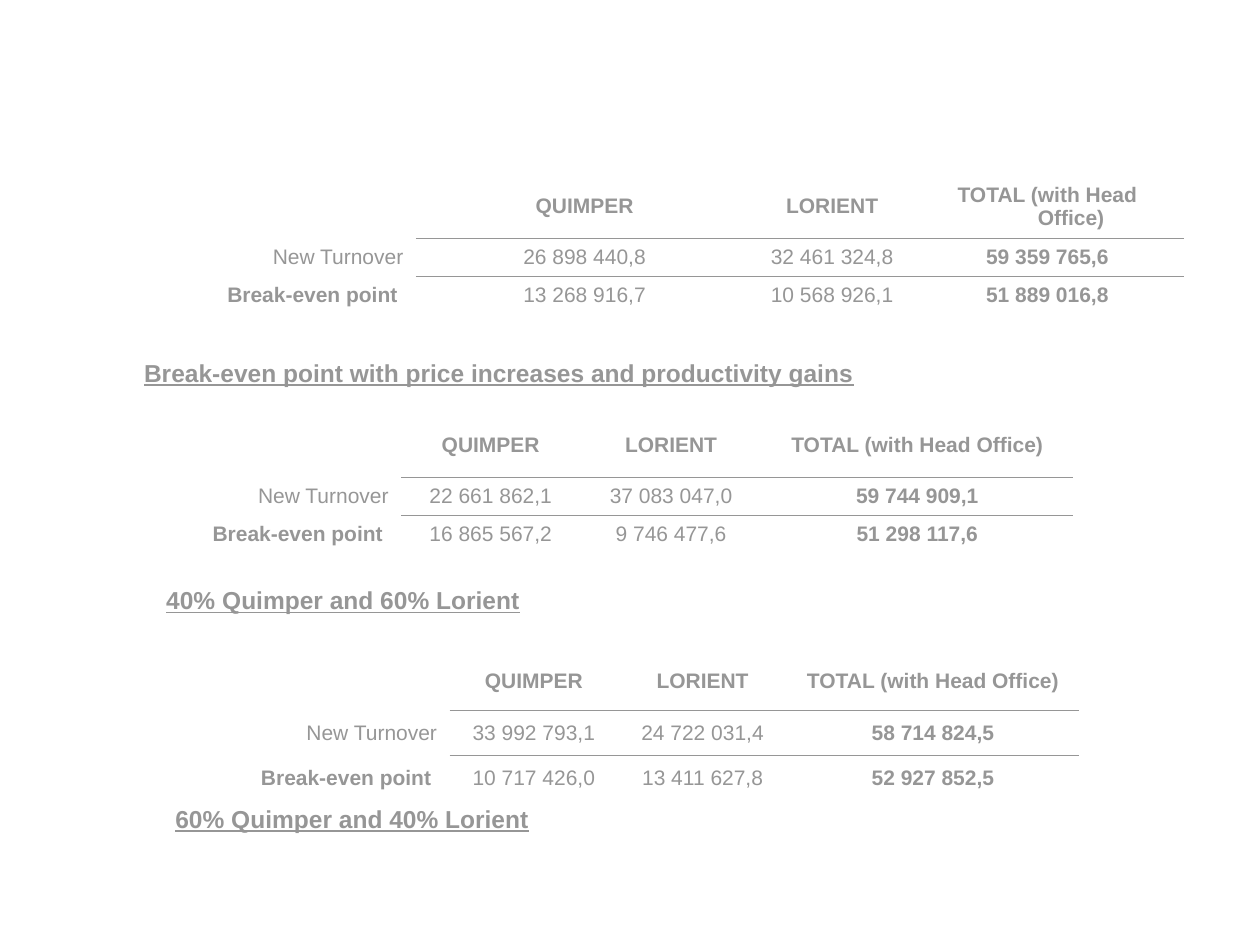
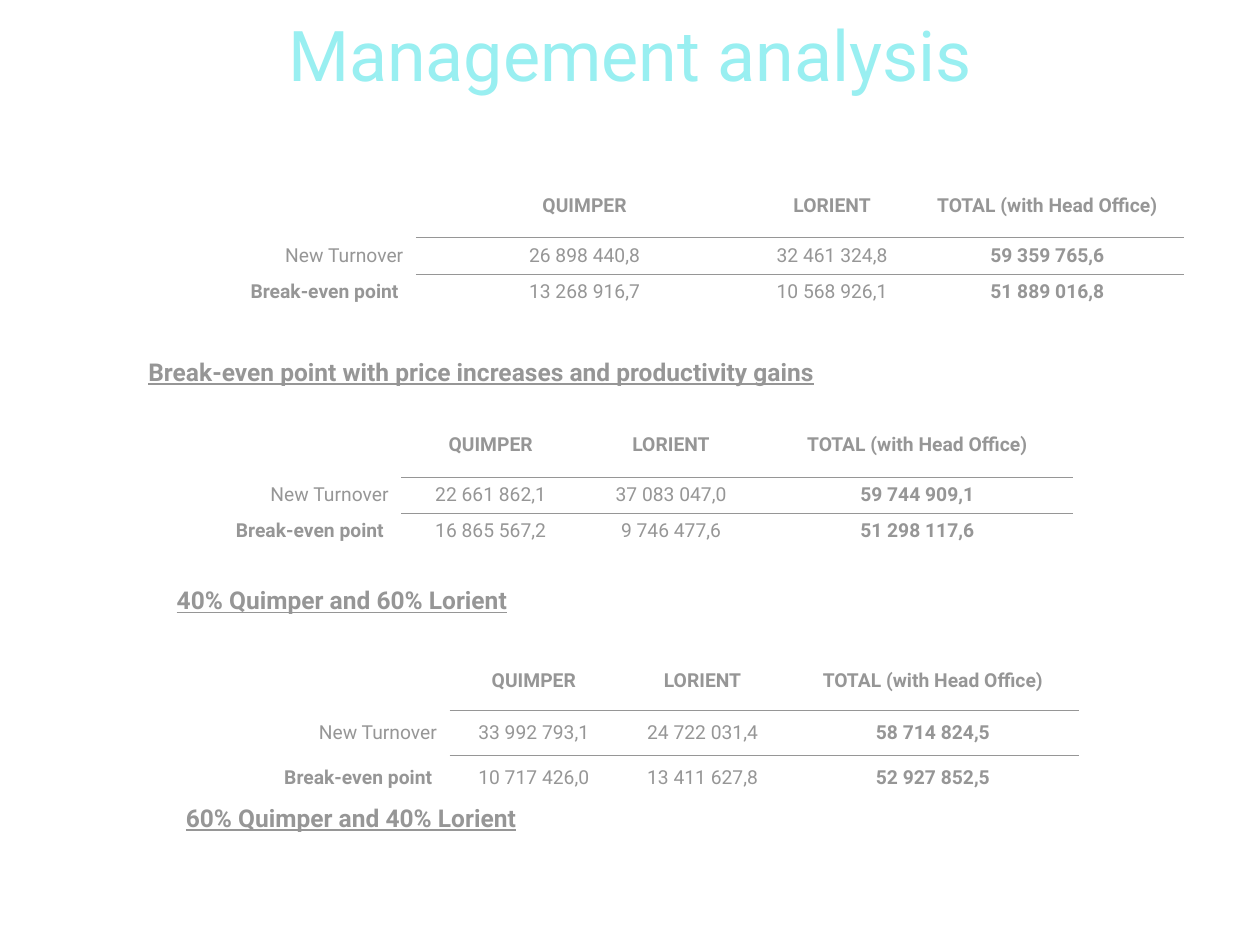
Before and after one commit to pngames/pavillon-noir, a slide deck: slide 9 of .others/tertiaire/tertiaire_finance.ppt. Drawn at 1260x945 pixels with LibreOffice and Linux fonts; fonts in the diff are those of the drawing; background and template pictures are left out. Boxes give left, top, right and bottom in pixels: in the first picture for what was removed or moved away, otherwise in the second. Text is boxed around its words. In the diff, an @@ line names an element or a change of style, - is before the commit and + after.

```diff
--- a/.others/tertiaire/tertiaire_finance.ppt
+++ b/.others/tertiaire/tertiaire_finance.ppt
@@ title added at (288, 28, 972, 96), 40 pt, text #99EFF1 @@
+Management analysis
@@ table at (134, 175, 1184, 306) @@
@@ size 12 to 11 pt, font Arial to Roboto @@
@@ font Arial to Roboto in 3 elements at (177, 591, 507, 614), (186, 809, 516, 832), (148, 362, 813, 386) @@
@@ table at (184, 413, 1074, 549) @@
@@ size 12 to 11 pt, font Arial to Roboto @@
@@ text "40% Quimper and 60% Lorient": place and size @@
-text "40% Quimper and 60% Lorient" at (166, 591, 519, 614)
+text "40% Quimper and 60% Lorient" at (177, 591, 507, 614)
@@ table at (184, 651, 1080, 792) @@
@@ size 12 to 11 pt, font Arial to Roboto @@
@@ text "60% Quimper and 40% Lorient": place and size @@
-text "60% Quimper and 40% Lorient" at (175, 810, 528, 833)
+text "60% Quimper and 40% Lorient" at (186, 809, 516, 832)
```
Also in this commit, not shown: 13 other slides changed, 1 slide added, 1 slide removed.
